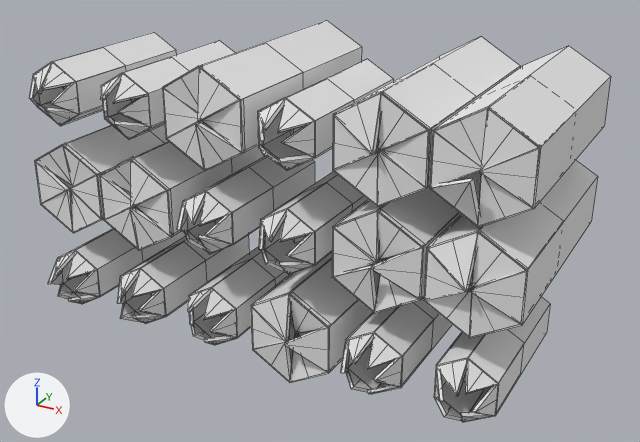
The OBJ model assets/cinderModMap001.obj as it was, and as the next commit left it.
Before and after are seen from a 50 mm camera at (2576.0, -3822.0, 2081.0) aimed at (125.0, 634.0, -148.0). Lighting does not change. The marker at lower left points along +X, +Y and +Z. Mesh edges are drawn as thin lines. Where no turn or scale is listed for an object, it has been applied to the vertices.

Names of what the first picture shows: 'cinderModMap001'.
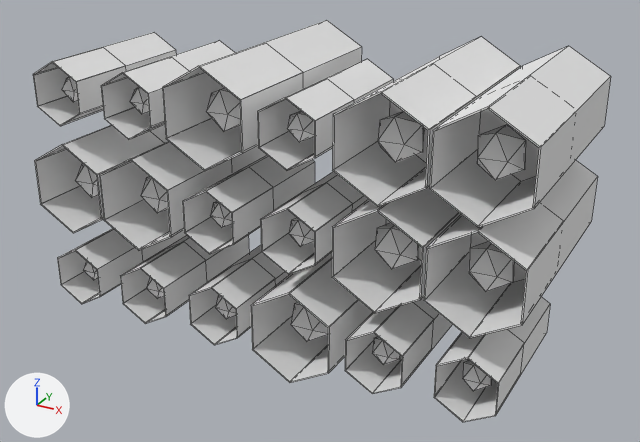
Changed parts and their boxes (x1, y1, x2, y2) in the pictures (640 x 442 px):
'cinderModMap001', reshaped
    before: (29, 20, 611, 422)
    after: (33, 20, 611, 422)
part 1 of me_cindermodmap001, added
    after: (83, 261, 98, 280)
part 2 of me_cindermodmap001, added
    after: (147, 277, 164, 299)
part 3 of me_cindermodmap001, added
    after: (215, 294, 236, 319)
part 4 of me_cindermodmap001, added
    after: (291, 302, 328, 342)
part 5 of me_cindermodmap001, added
    after: (372, 336, 400, 365)
part 6 of me_cindermodmap001, added
    after: (463, 360, 491, 391)
part 7 of me_cindermodmap001, added
    after: (75, 163, 98, 198)
part 8 of me_cindermodmap001, added
    after: (141, 176, 168, 213)
part 9 of me_cindermodmap001, added
    after: (210, 201, 232, 228)
part 10 of me_cindermodmap001, added
    after: (289, 218, 314, 246)
part 11 of me_cindermodmap001, added
    after: (375, 223, 418, 269)
part 12 of me_cindermodmap001, added
    after: (469, 241, 514, 291)
part 13 of me_cindermodmap001, added
    after: (62, 77, 78, 102)
part 14 of me_cindermodmap001, added
    after: (130, 87, 149, 114)
part 15 of me_cindermodmap001, added
    after: (206, 88, 240, 131)
part 16 of me_cindermodmap001, added
    after: (287, 111, 314, 142)
part 17 of me_cindermodmap001, added
    after: (378, 111, 424, 162)
part 18 of me_cindermodmap001, added
    after: (477, 125, 526, 180)
part 19 of me_cindermodmap001, deleted
    before: (29, 62, 540, 422)

The change, as a diff of the scene's bpy script:
```diff
--- a/assets/cinderModMap001.obj.py
+++ b/assets/cinderModMap001.obj.py
@@ me_cindermodmap001 @@
 # used by ob_cindermodmap001; location = (0.0, 0.0, 0.0)
-me_cindermodmap001.from_pydata(...)  # 2448 vertices, 2628 faces; spans x -1614.0..1613.0, y -169.0..1447.0, z -927.0..926.0
+me_cindermodmap001.from_pydata(...)  # 720 vertices, 792 faces; spans x -1613.0..1613.0, y 0.0..1447.0, z -926.0..926.0
+# me_cindermodmap001 part 1: a new loose piece, an icosphere of 20 faces spanning x -1435.0..-1266.0, y 98.0..263.0, z -704.0..-541.0, in mat_tasse_2 (white #e7e7e7)
+# me_cindermodmap001 part 2: a new loose piece, an icosphere of 20 faces spanning x -895.0..-726.0, y 98.0..263.0, z -704.0..-541.0, in mat_tasse_2 (white #e7e7e7)
+# me_cindermodmap001 part 3: a new loose piece, an icosphere of 20 faces spanning x -354.0..-186.0, y 98.0..263.0, z -704.0..-541.0, in mat_tasse_2 (white #e7e7e7)
+# me_cindermodmap001 part 4: a new loose piece, an icosphere of 20 faces spanning x 144.0..396.0, y 147.0..395.0, z -745.0..-500.0, in mat_tasse_2 (white #e7e7e7)
+# me_cindermodmap001 part 5: a new loose piece, an icosphere of 20 faces spanning x 726.0..895.0, y 98.0..263.0, z -704.0..-541.0, in mat_tasse_2 (white #e7e7e7)
+# me_cindermodmap001 part 6: a new loose piece, an icosphere of 20 faces spanning x 1266.0..1435.0, y 98.0..263.0, z -704.0..-541.0, in mat_tasse_2 (white #e7e7e7)
+# me_cindermodmap001 part 7: a new loose piece, an icosphere of 20 faces spanning x -1477.0..-1224.0, y 147.0..395.0, z -123.0..123.0, in mat_tasse_2 (white #e7e7e7)
+# me_cindermodmap001 part 8: a new loose piece, an icosphere of 20 faces spanning x -937.0..-684.0, y 147.0..395.0, z -123.0..123.0, in mat_tasse_2 (white #e7e7e7)
+# me_cindermodmap001 part 9: a new loose piece, an icosphere of 20 faces spanning x -354.0..-186.0, y 98.0..263.0, z -82.0..82.0, in mat_tasse_2 (white #e7e7e7)
+# me_cindermodmap001 part 10: a new loose piece, an icosphere of 20 faces spanning x 186.0..354.0, y 98.0..263.0, z -82.0..82.0, in mat_tasse_2 (white #e7e7e7)
+# me_cindermodmap001 part 11: a new loose piece, an icosphere of 20 faces spanning x 684.0..937.0, y 147.0..395.0, z -123.0..123.0, in mat_tasse_2 (white #e7e7e7)
+# me_cindermodmap001 part 12: a new loose piece, an icosphere of 20 faces spanning x 1224.0..1477.0, y 147.0..395.0, z -123.0..123.0, in mat_tasse_2 (white #e7e7e7)
+# me_cindermodmap001 part 13: a new loose piece, an icosphere of 20 faces spanning x -1435.0..-1266.0, y 98.0..263.0, z 541.0..704.0, in mat_tasse_2 (white #e7e7e7)
+# me_cindermodmap001 part 14: a new loose piece, an icosphere of 20 faces spanning x -895.0..-726.0, y 98.0..263.0, z 541.0..704.0, in mat_tasse_2 (white #e7e7e7)
+# me_cindermodmap001 part 15: a new loose piece, an icosphere of 20 faces spanning x -396.0..-144.0, y 147.0..395.0, z 500.0..745.0, in mat_tasse_2 (white #e7e7e7)
+# me_cindermodmap001 part 16: a new loose piece, an icosphere of 20 faces spanning x 186.0..354.0, y 98.0..263.0, z 541.0..704.0, in mat_tasse_2 (white #e7e7e7)
+# me_cindermodmap001 part 17: a new loose piece, an icosphere of 20 faces spanning x 684.0..937.0, y 147.0..395.0, z 500.0..745.0, in mat_tasse_2 (white #e7e7e7)
+# me_cindermodmap001 part 18: a new loose piece, an icosphere of 20 faces spanning x 1224.0..1477.0, y 147.0..395.0, z 500.0..745.0, in mat_tasse_2 (white #e7e7e7)
+# me_cindermodmap001 part 19: 126 loose pieces with 1944 vertices, spanning x -1614.0..1610.0, y -169.0..396.0, z -927.0..925.0, are deleted
 me_cindermodmap001.materials.append(mat_tasse_2)
```
